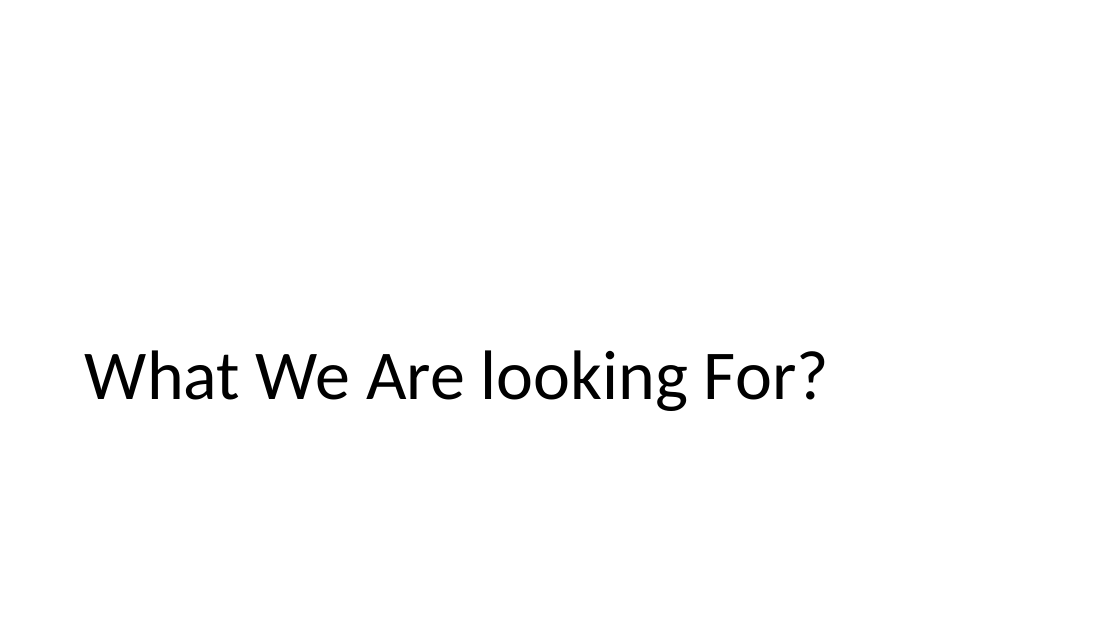
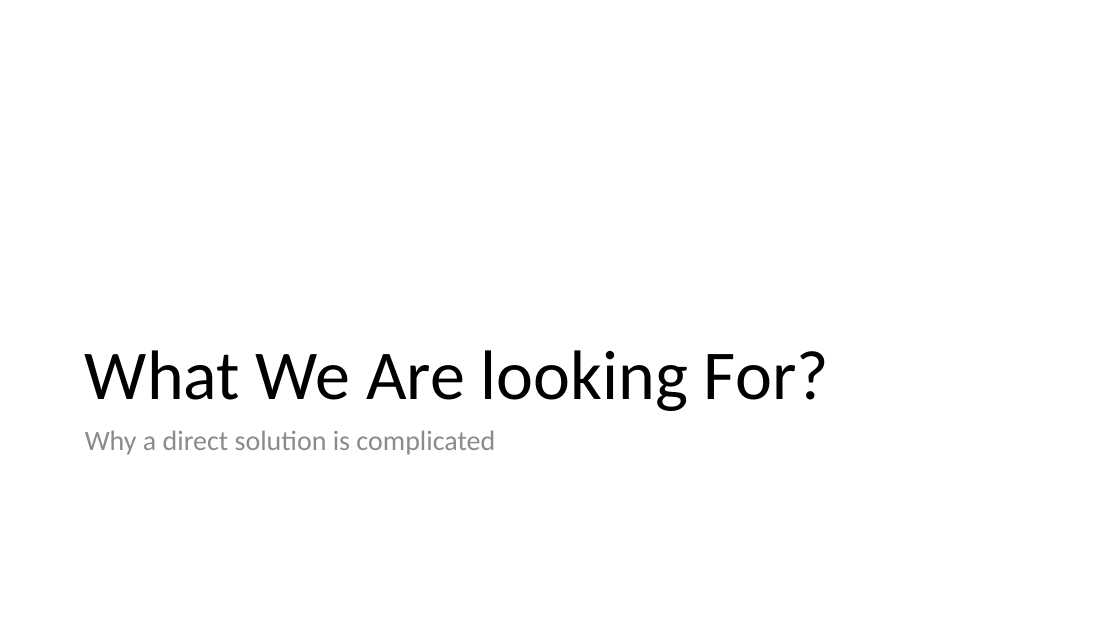
Before and after one commit to ryantpfr/quantam-ode, a slide deck: slide 5 of Presentation1.pptx. Drawn at 1120x630 pixels with LibreOffice and Linux fonts; fonts in the diff are those of the drawing. Boxes give left, top, right and bottom in pixels: in the first picture for what was removed or moved away, otherwise in the second. Text is boxed around its words. In the diff, an @@ line names an element or a change of style, - is before the commit and + after.

```diff
--- a/Presentation1.pptx
+++ b/Presentation1.pptx
@@ text added at (85, 430, 495, 455), 24 pt, text #8C8C8C @@
+Why a direct solution is complicated
```
Also in this commit, not shown: 2 other slides changed.
